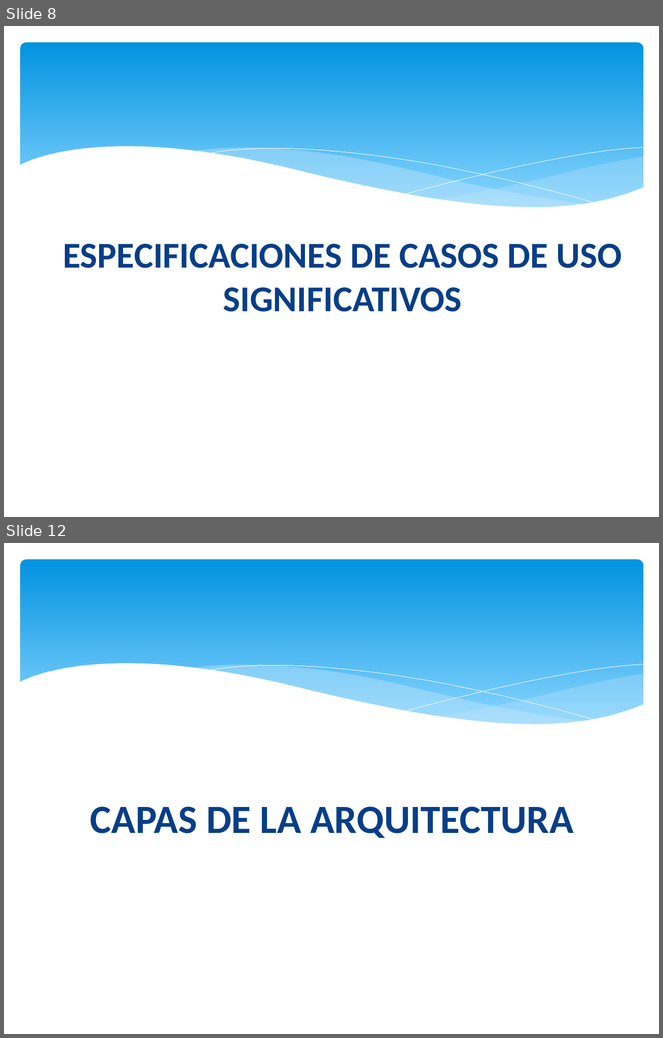
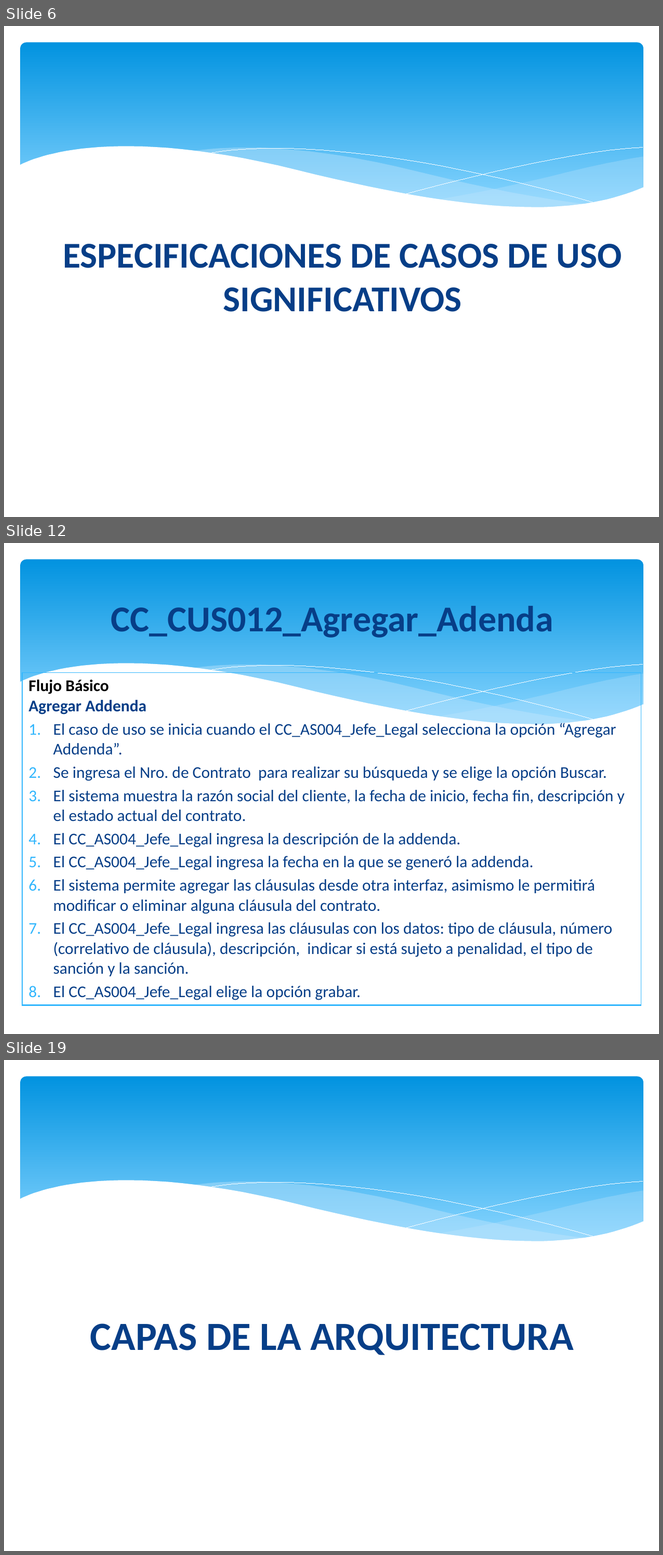
Before and after one commit to orlysemperfi/tp3-contratos-clientes, a slide deck: ITERACION 5/SUB ITERACION 2/PRESENTACION02/PPT TP3 PRES03.pptx. Shown one above the other, each under a label of ours: slides 8 and 12 before the commit, slides 6, 12 and 19 after it; the slides between them are not shown. The pictures are 663x1038 and 663x1555 pixels, drawn with LibreOffice and Linux fonts; fonts in the diff are those of the drawing. Boxes give left, top, right and bottom in pixels: in the first picture for what was removed or moved away, otherwise in the second. Text is boxed around its words. In the diff, an @@ line names an element or a change of style, - is before the commit and + after.

```diff
--- a/ITERACION 5/SUB ITERACION 2/PRESENTACION02/PPT TP3 PRES03.pptx
+++ b/ITERACION 5/SUB ITERACION 2/PRESENTACION02/PPT TP3 PRES03.pptx
@@ slide 12 added at [4, 543, 659, 1034], background #FFFFFF; not listed: 6 template elements that a slide beside it also shows @@
@@ title added at [111, 606, 554, 638], 40 pt, text #073E87, bold @@
+CC_CUS012_Agregar_Adenda
@@ table added at [22, 672, 642, 1026], 1 rows, 1 columns @@
+Flujo Básico / Agregar Addenda / El caso de uso se inicia cuando el CC_AS004_Jefe_Legal selecciona la opción “Agregar Addenda”. / Se ingresa el Nro. de Contrato para realizar su búsqueda y se elige la opción Buscar. / El sistema muestra la razón social del cliente, la fecha de inicio, fecha fin, descripción y el estado actual del contrato. / El CC_AS004_Jefe_Legal ingresa la descripción de la addenda. / El CC_AS004_Jefe_Legal ingresa la fecha en la que se generó la addenda. / El sistema permite agregar las cláusulas desde otra interfaz, asimismo le permitirá modificar o eliminar alguna cláusula del contrato. / El CC_AS004_Jefe_Legal ingresa las cláusulas con los datos: tipo de cláusula, número (correlativo de cláusula), descripción, indicar si está sujeto a penalidad, el tipo de sanción y la sanción. / El CC_AS004_Jefe_Legal elige la opción grabar.
@@ what was slide 8 is now slide 6 @@
@@ what was slide 12 is now slide 19 @@
```
Also in this commit, not shown: 6 slides changed, 8 other slides added, 2 slides removed.
